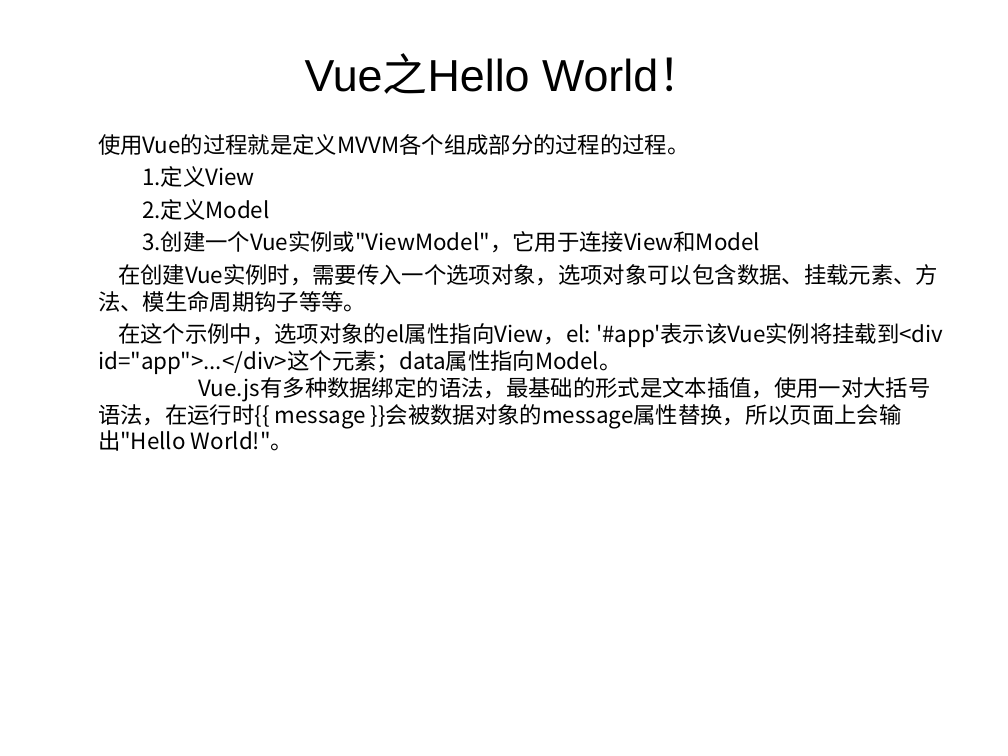
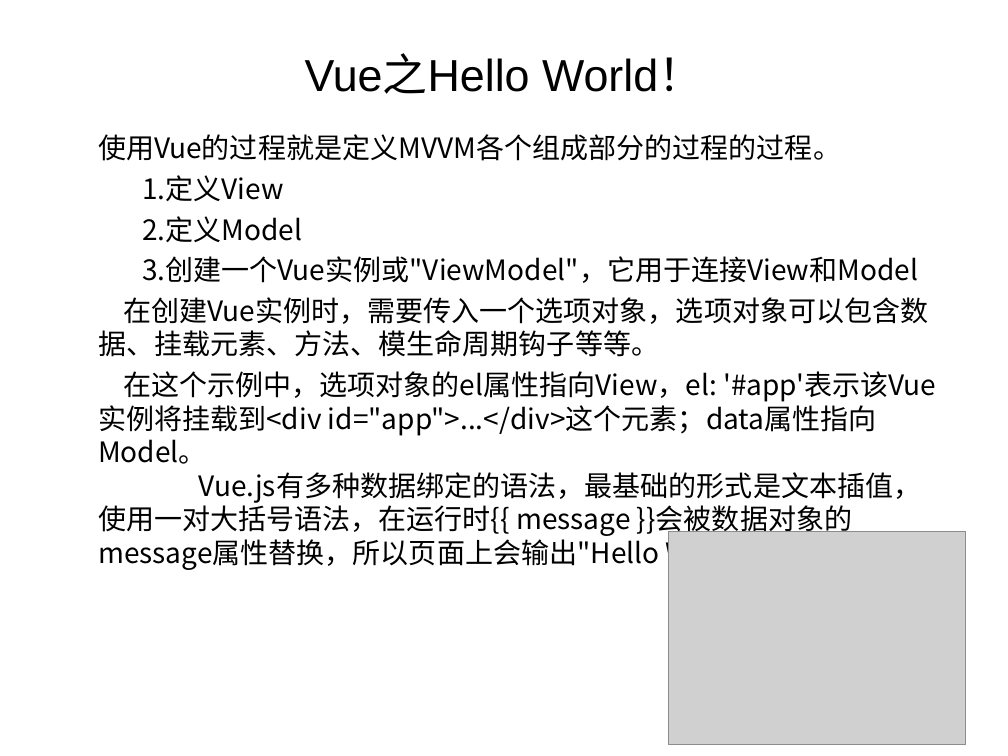
Before and after one commit to zhang13/VueLearn, a slide deck: slide 13 of doc/Vue入坑指南.ppt. Drawn at 1008x756 pixels with LibreOffice and Linux fonts; fonts in the diff are those of the drawing; grey boxes stand for pictures. Boxes give left, top, right and bottom in pixels: in the first picture for what was removed or moved away, otherwise in the second. Text is boxed around its words. In the diff, an @@ line names an element or a change of style, - is before the commit and + after.

```diff
--- a/doc/Vue入坑指南.ppt
+++ b/doc/Vue入坑指南.ppt
@@ text "使用Vue的过程就是定义MVVM各个组成部分的过程的过程。" at box(98, 134, 936, 571): size 16 to 20 pt; more space between paragraphs @@
@@ picture added at box(669, 531, 966, 744) @@
```
Also in this commit, not shown: 7 other slides changed, 18 slides added, 4 slides removed, 14 other files.
